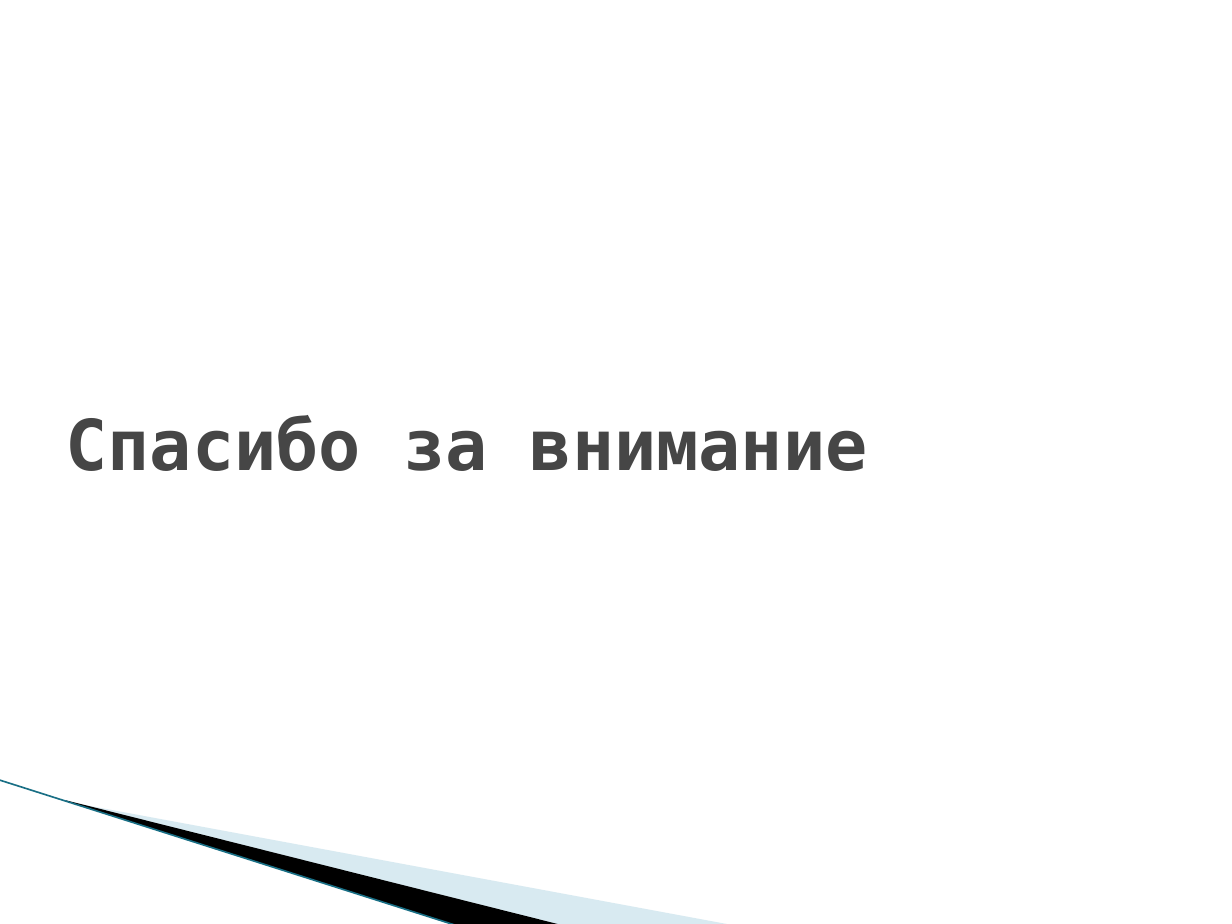
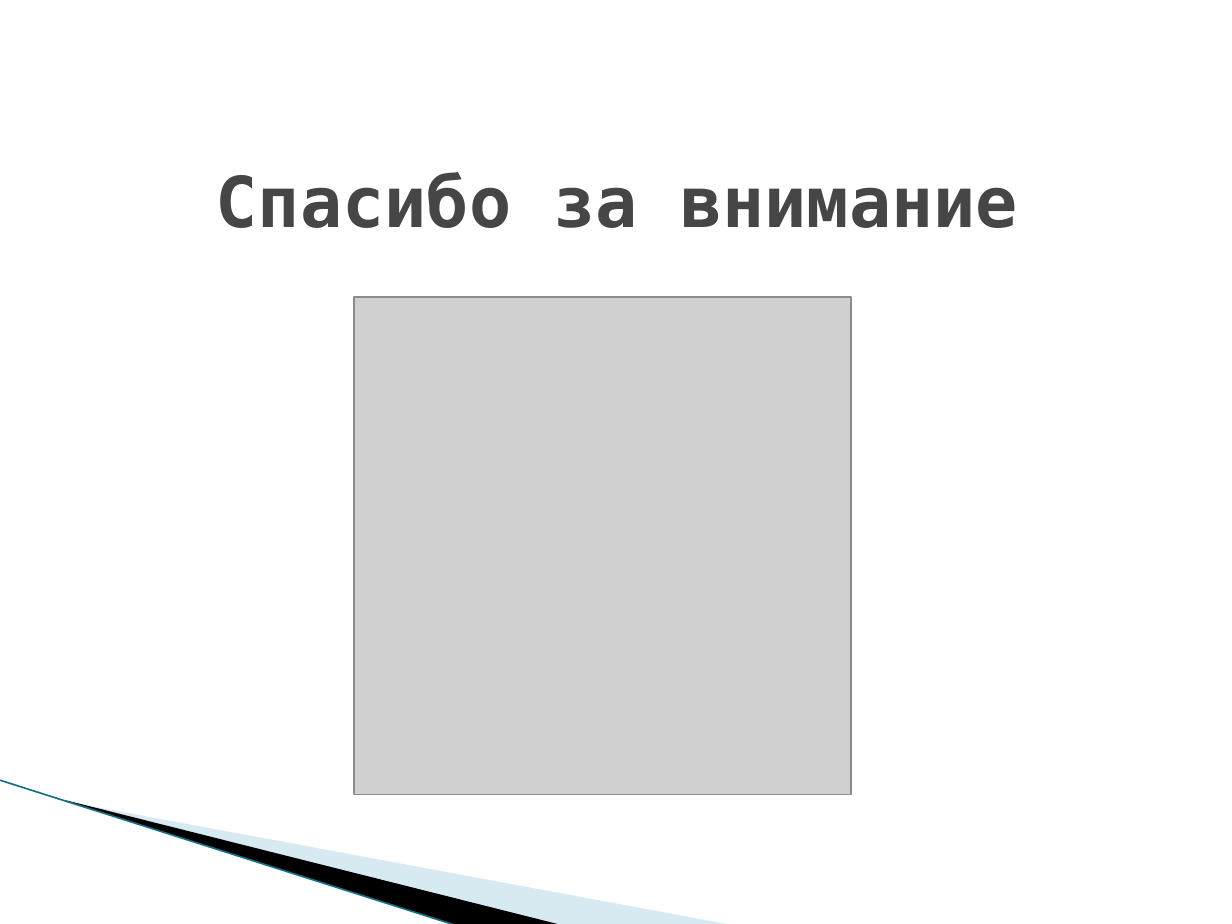
Before and after one commit to Course-and-Co/Excel-and-Cisharp, a slide deck: slide 9 of Презентация.pptx (slide 7 before the commit). Drawn at 1232x924 pixels with LibreOffice and Linux fonts; fonts in the diff are those of the drawing; grey boxes stand for pictures; background and template pictures are left out. Boxes give left, top, right and bottom in pixels: in the first picture for what was removed or moved away, otherwise in the second. Text is boxed around its words. In the diff, an @@ line names an element or a change of style, - is before the commit and + after.

```diff
--- a/Презентация.pptx
+++ b/Презентация.pptx
@@ title "Спасибо за внимание" moved from (x1=65, y1=415, x2=868, y2=471) to (x1=216, y1=172, x2=1018, y2=228) @@
@@ title "Спасибо за внимание" at (x1=216, y1=172, x2=1018, y2=228): alignment left to centre @@
@@ picture added at (x1=354, y1=297, x2=851, y2=795) @@
```
Also in this commit, not shown: 3 other slides changed, 2 slides added, 6 other files.
